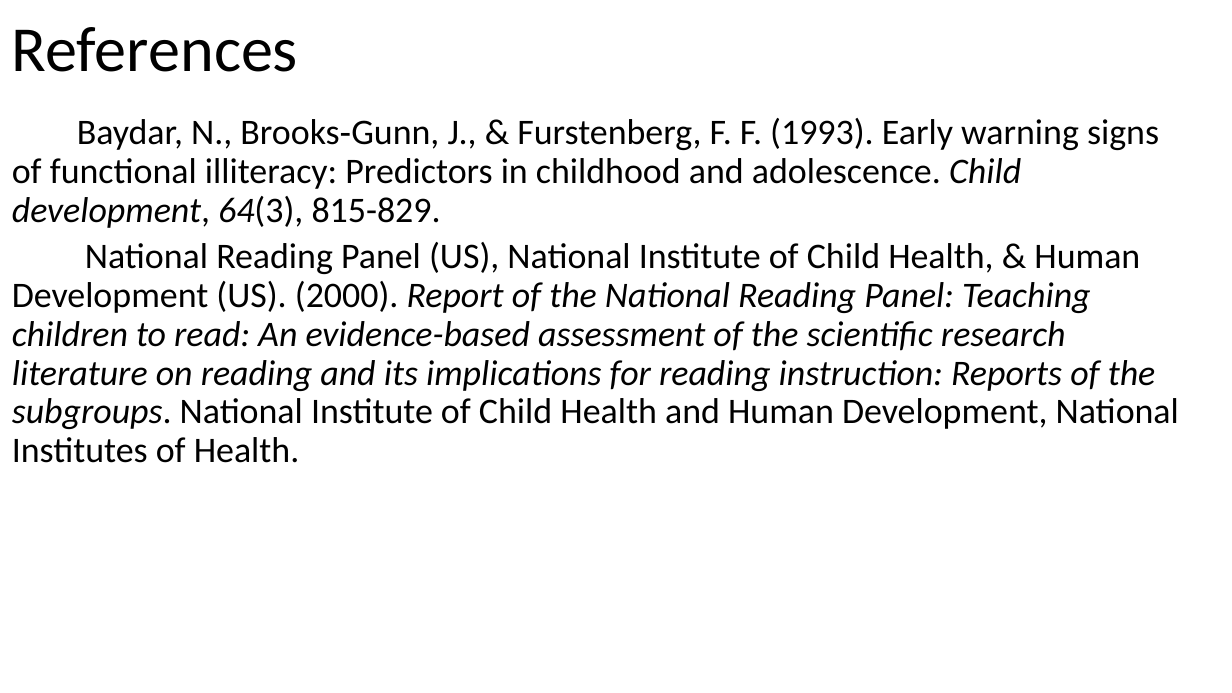
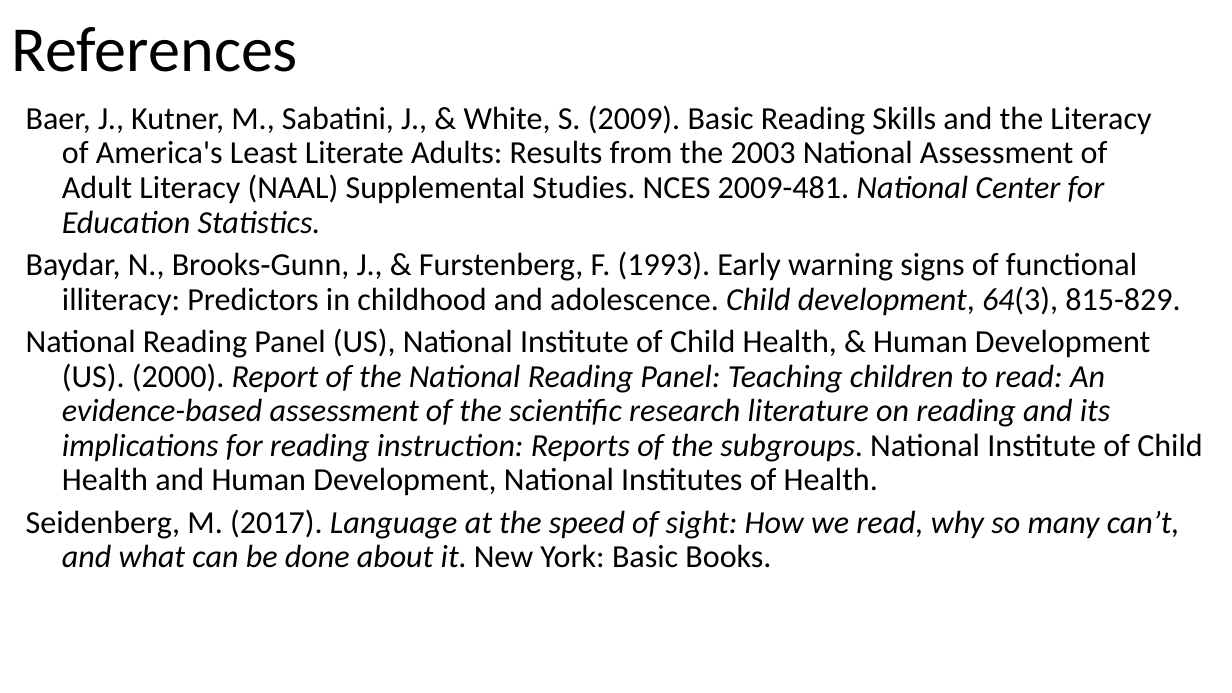
Before and after one commit to MCooperBorkenhagen/wisconsin_literacy_member_data, a slide deck: slide 18 of resources/member_data_webinar.pptx (slide 14 before the commit). Drawn at 1232x693 pixels with LibreOffice and Linux fonts; fonts in the diff are those of the drawing. Boxes give left, top, right and bottom in pixels: in the first picture for what was removed or moved away, otherwise in the second. Text is boxed around its words. In the diff, an @@ line names an element or a change of style, - is before the commit and + after.

```diff
--- a/resources/member_data_webinar.pptx
+++ b/resources/member_data_webinar.pptx
@@ text at [26,105,1202,568]: text changed; size 28 to 25 pt @@
-Baydar, N., Brooks‐Gunn, J., & Furstenberg, F. F. (1993). Early warning signs of functional illiteracy: Predictors in childhood and adolescence. Child development, 64(3), 815-829.
-National Reading Panel (US), National Institute of Child Health, & Human Development (US). (2000). Report of the National Reading Panel: Teaching children to read: An evidence-based assessment of the scientific research literature on reading and its implications for reading instruction: Reports of the subgroups. National Institute of Child Health and Human Development, National Institutes of Health.
+Baer, J., Kutner, M., Sabatini, J., & White, S. (2009). Basic Reading Skills and the Literacy
+of America's Least Literate Adults: Results from the 2003 National Assessment of
+Adult Literacy (NAAL) Supplemental Studies. NCES 2009-481. National Center for
+Education Statistics.
+Baydar, N., Brooks‐Gunn, J., & Furstenberg, F. (1993). Early warning signs of functional
+illiteracy: Predictors in childhood and adolescence. Child development, 64(3), 815-829.
+National Reading Panel (US), National Institute of Child Health, & Human Development
+(US). (2000). Report of the National Reading Panel: Teaching children to read: An
+evidence-based assessment of the scientific research literature on reading and its
+implications for reading instruction: Reports of the subgroups. National Institute of Child
+Health and Human Development, National Institutes of Health.
+Seidenberg, M. (2017). Language at the speed of sight: How we read, why so many can’t,
+and what can be done about it. New York: Basic Books.
```
Also in this commit, not shown: 10 other slides changed, 5 slides added, 1 slide removed, 5 other files.
